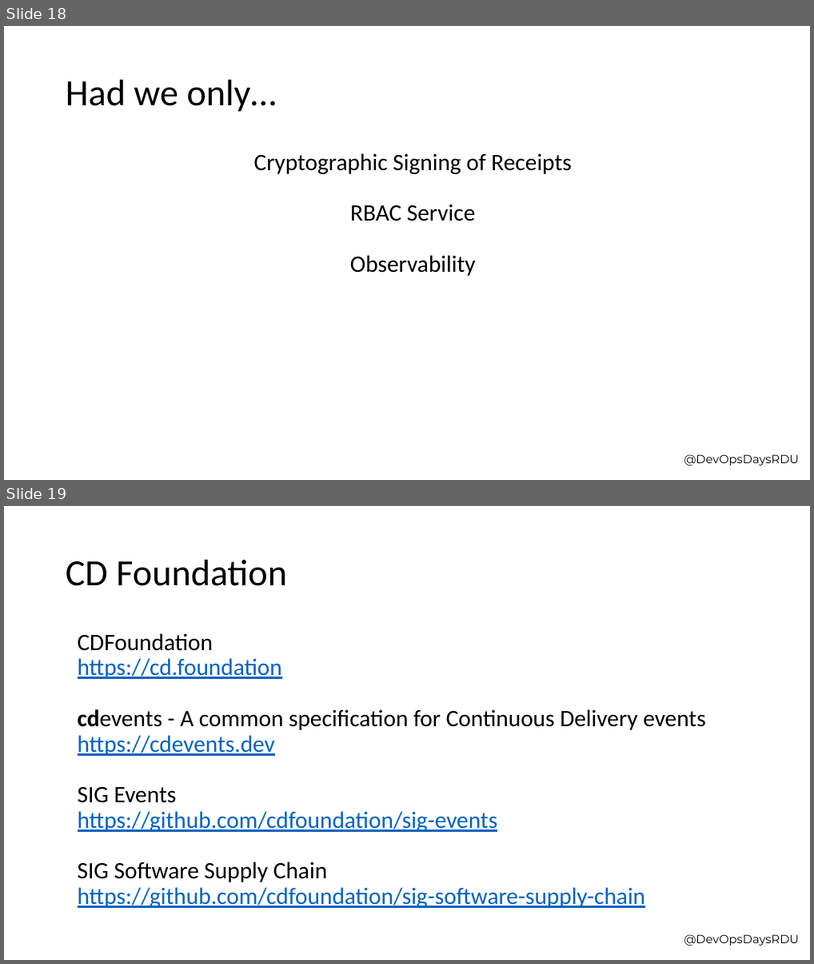
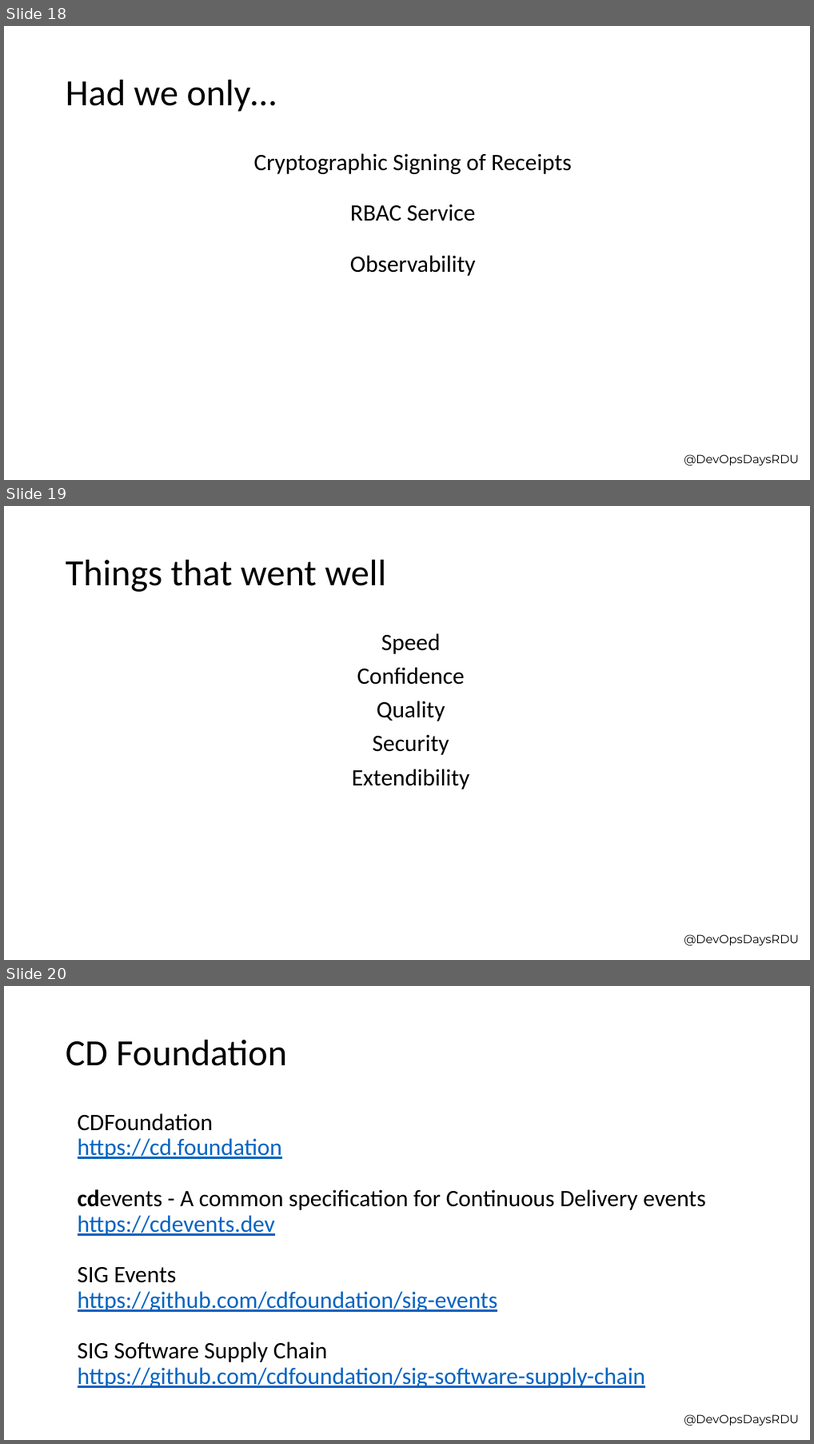
Before and after one commit to xbcsmith/xbcsmith, a slide deck: presentations/DevOpsDays/DevOpsDaysRaleigh_Keynote_Event_Driven_CICD_Pipelines.pptx. Shown one above the other, each under a label of ours: slides 18 and 19 before the commit, slides 18, 19 and 20 after it. The pictures are 814x964 and 814x1444 pixels, drawn with LibreOffice and Linux fonts; fonts in the diff are those of the drawing; background and template pictures are left out. Boxes give left, top, right and bottom in pixels: in the first picture for what was removed or moved away, otherwise in the second. Text is boxed around its words. In the diff, an @@ line names an element or a change of style, - is before the commit and + after.

```diff
--- a/presentations/DevOpsDays/DevOpsDaysRaleigh_Keynote_Event_Driven_CICD_Pipelines.pptx
+++ b/presentations/DevOpsDays/DevOpsDaysRaleigh_Keynote_Event_Driven_CICD_Pipelines.pptx
@@ slide 19 added at <box>4,506,810,960</box>, background #FFFFFF; not listed: 1 template element that a slide beside it also shows @@
@@ title added at <box>66,560,386,592</box>, 44 pt, text #000000 @@
+Things that went well
@@ text added at <box>352,633,470,789</box>, 28 pt, text #000000 @@
+Speed
+Confidence
+Quality
+Security
+Extendibility
@@ what was slide 19 is now slide 20 @@
```
Also in this commit, not shown: 1 slide changed, 3 other files.
